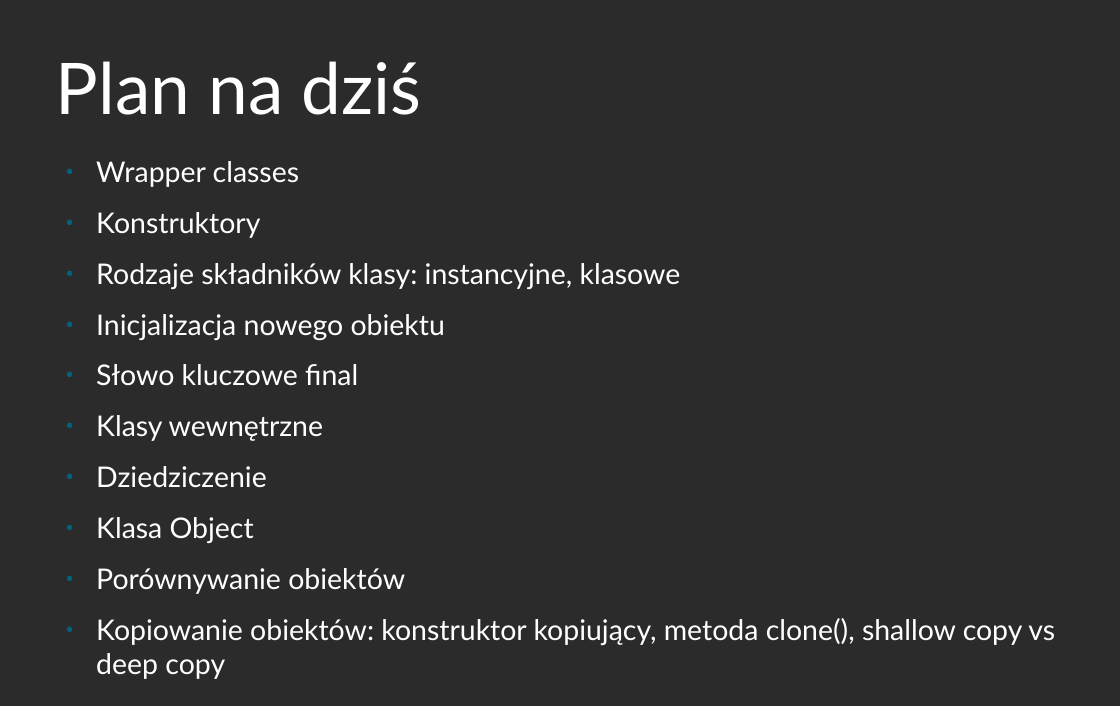
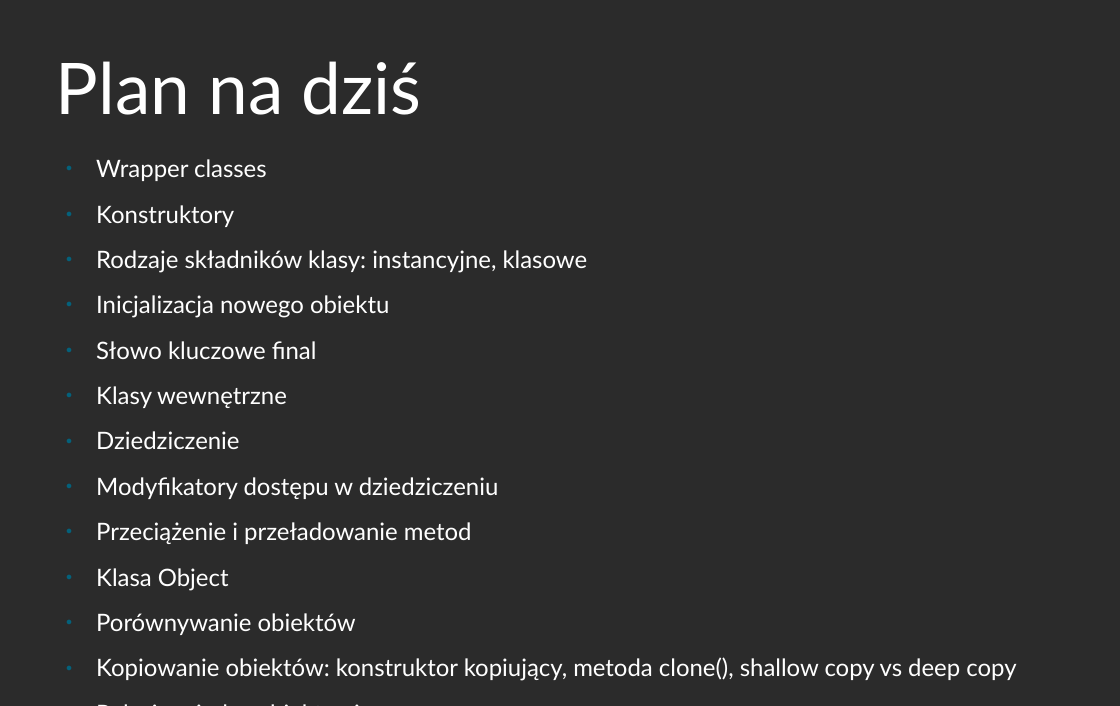
Before and after one commit to mdzidko/java-kurs, a slide deck: slide 1 of prezentacje/java_3.odp. Drawn at 1120x706 pixels with LibreOffice and Linux fonts; fonts in the diff are those of the drawing; background and template pictures are left out; a plain dark background stands for a picture behind light text. Boxes give left, top, right and bottom in pixels: in the first picture for what was removed or moved away, otherwise in the second. Text is boxed around its words. In the diff, an @@ line names an element or a change of style, - is before the commit and + after.

```diff
--- a/prezentacje/java_3.odp
+++ b/prezentacje/java_3.odp
@@ text at [96,159,1016,681]: paragraph added @@
+● Relacje między obiektami
@@ text at [96,159,1016,681]: size 24.1 to 20.1 pt in "Wrapper classes", "Konstruktory", "Rodzaje składników klasy: instancyjne, klasowe", "Inicjalizacja nowego obiektu" and 6 more places @@
@@ text at [96,477,499,544]: paragraphs added @@
+● Modyfikatory dostępu w dziedziczeniu
+● Przeciążenie i przeładowanie metod
```
Also in this commit, not shown: 5 slides added, 17 other files.
